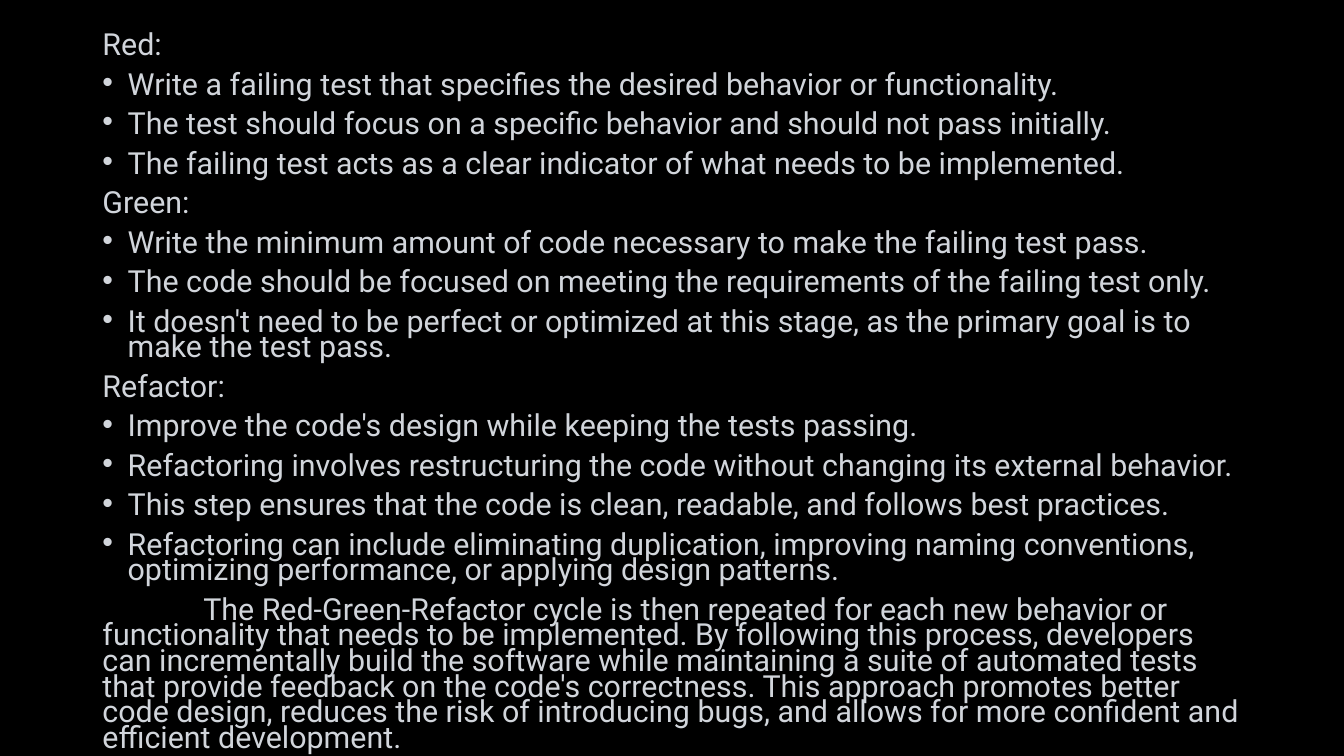
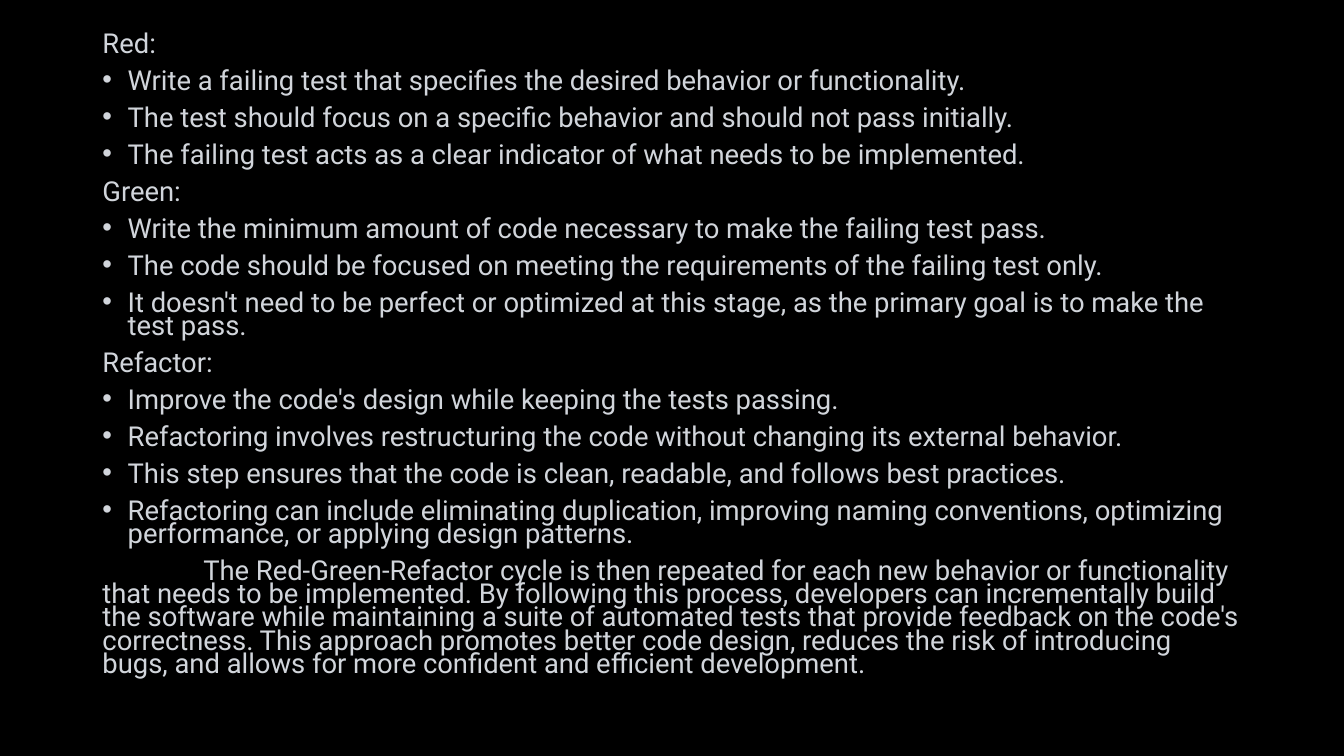
Before and after one commit to cdrHimavanth/Presentations, a slide deck: slide 10 of TDD WITH Junit 5 (23-6-2023)/TDD with Junit 5.pptx (slide 9 before the commit). Drawn at 1344x756 pixels with LibreOffice and Linux fonts; fonts in the diff are those of the drawing. Boxes give left, top, right and bottom in pixels: in the first picture for what was removed or moved away, otherwise in the second. Text is boxed around its words. In the diff, an @@ line names an element or a change of style, - is before the commit and + after.

```diff
--- a/TDD WITH Junit 5 (23-6-2023)/TDD with Junit 5.pptx
+++ b/TDD WITH Junit 5 (23-6-2023)/TDD with Junit 5.pptx
@@ text "Red:" at (x1=102, y1=32, x2=1239, y2=679): size 21.7 to 19.6 pt @@
```
Also in this commit, not shown: 3 other slides changed, 6 slides added, 15 other files.
